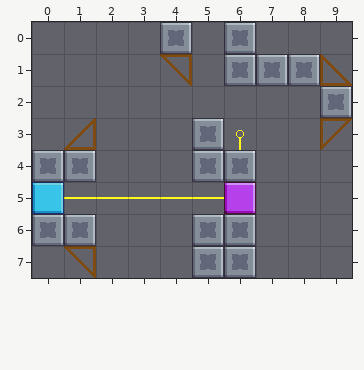
Tiled map (JSON), stored at Assets/Level_Editor/TileMap/Room_20.tmj. Above is the file before it was changed.
Cells are 32x32 px. Shown: x 0..9, y 0..7.
New version:
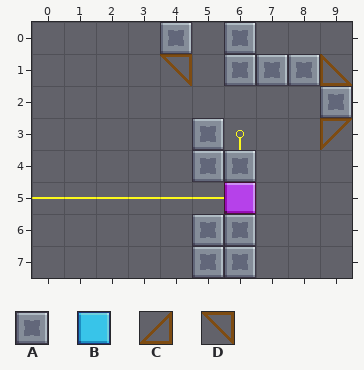
Key: from "tileSet": A 33 "wall", B 45 "glass", C 106 "bridge", D 116 "bridge".
_ is an empty cell.
Diff:
Layer "Overlap":
The edit erases tile D in row 7 at x 1.
Layer "Blocks":
The edit erases tile A in row 4 at x 0 to 1; in row 6 at x 0 to 1.
The edit erases tile B in row 5 at x 0.
The edit erases tile C in row 3 at x 1.
Where, in picture pixels (left, top, right, bottom), the same in both pictures:
removed: (32, 118, 96, 278)
